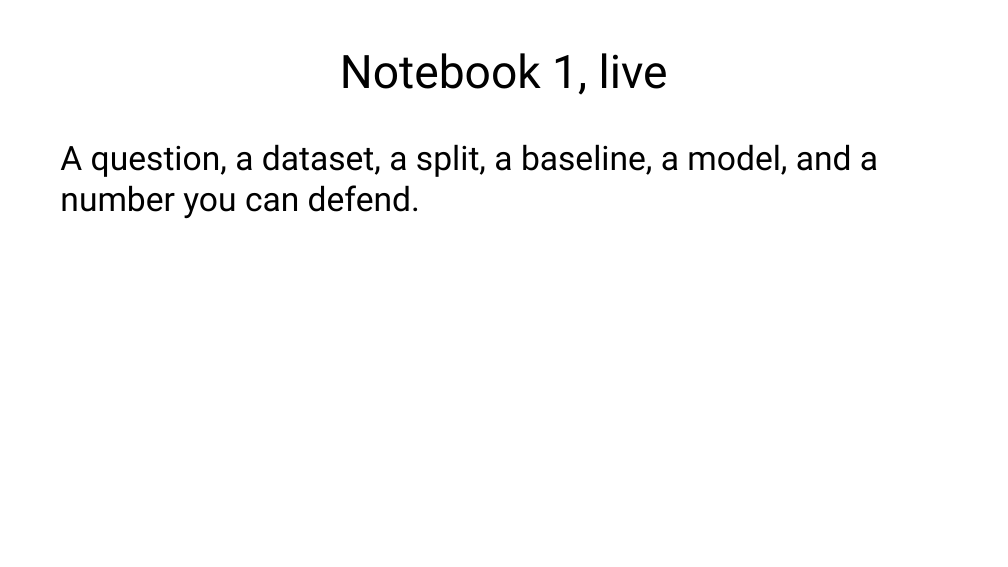
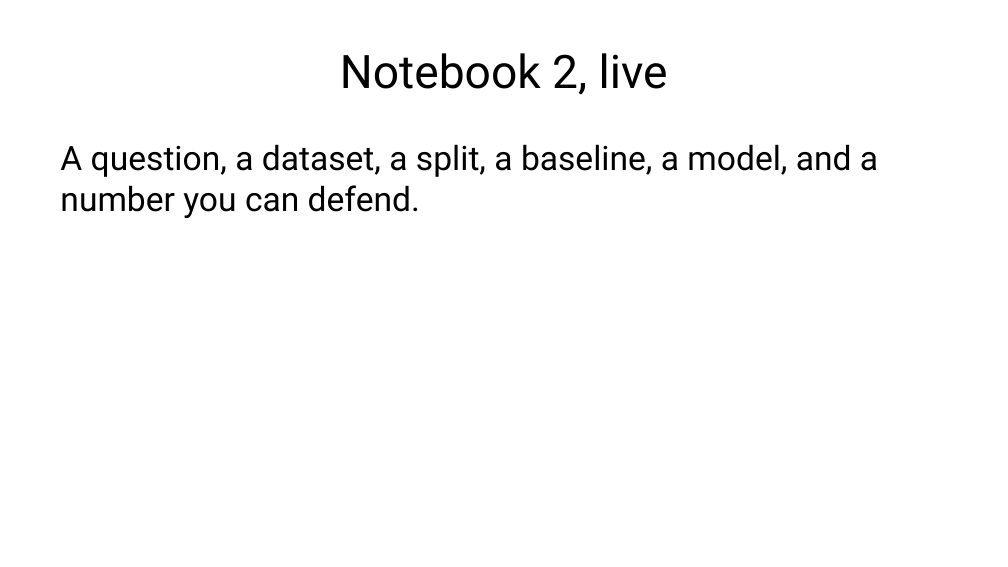
Before and after one commit to fabioantonini/technologies-for-artificial-intelligence, a slide deck: slide 40 of Lessons/01_introduction_and_workflow/Slides/introduction_and_workflow_slides.pptx. Drawn at 1008x567 pixels with LibreOffice and Linux fonts; fonts in the diff are those of the drawing; background and template pictures are left out. Boxes give left, top, right and bottom in pixels: in the first picture for what was removed or moved away, otherwise in the second. Text is boxed around its words. In the diff, an @@ line names an element or a change of style, - is before the commit and + after.

```diff
--- a/Lessons/01_introduction_and_workflow/Slides/introduction_and_workflow_slides.pptx
+++ b/Lessons/01_introduction_and_workflow/Slides/introduction_and_workflow_slides.pptx
@@ title at box(340, 53, 668, 95): text changed @@
-Notebook 1, live
+Notebook 2, live
```
Also in this commit, not shown: 1 other slide changed, 12 other files.
